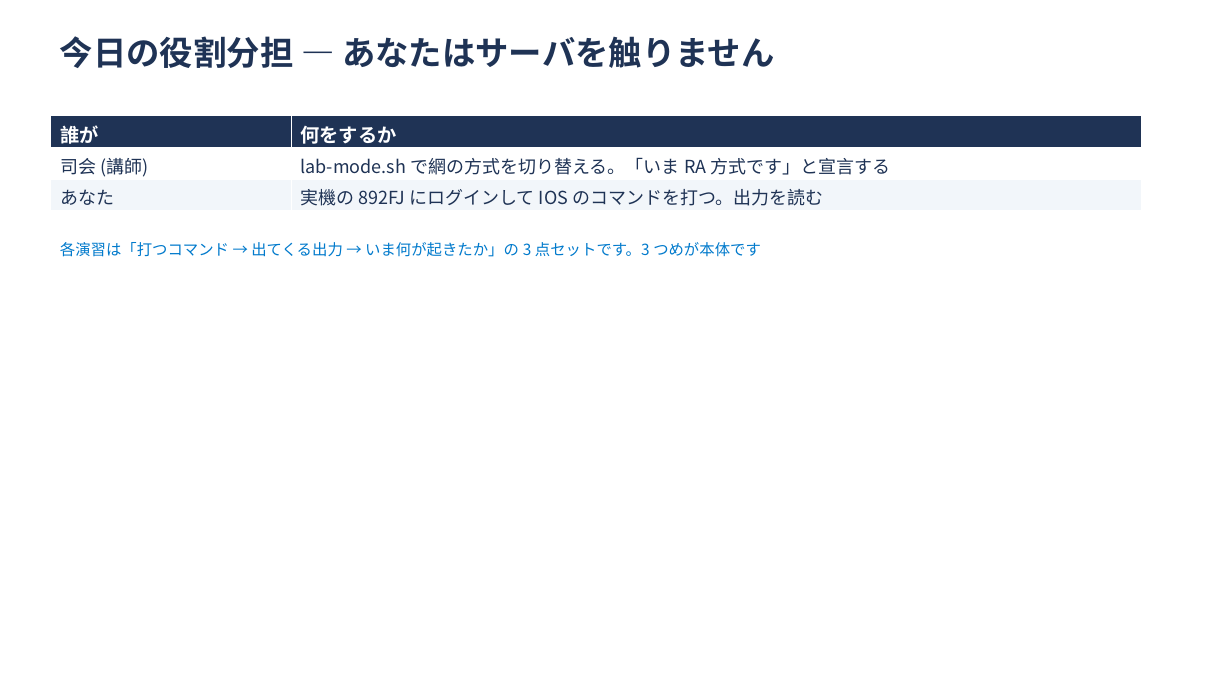
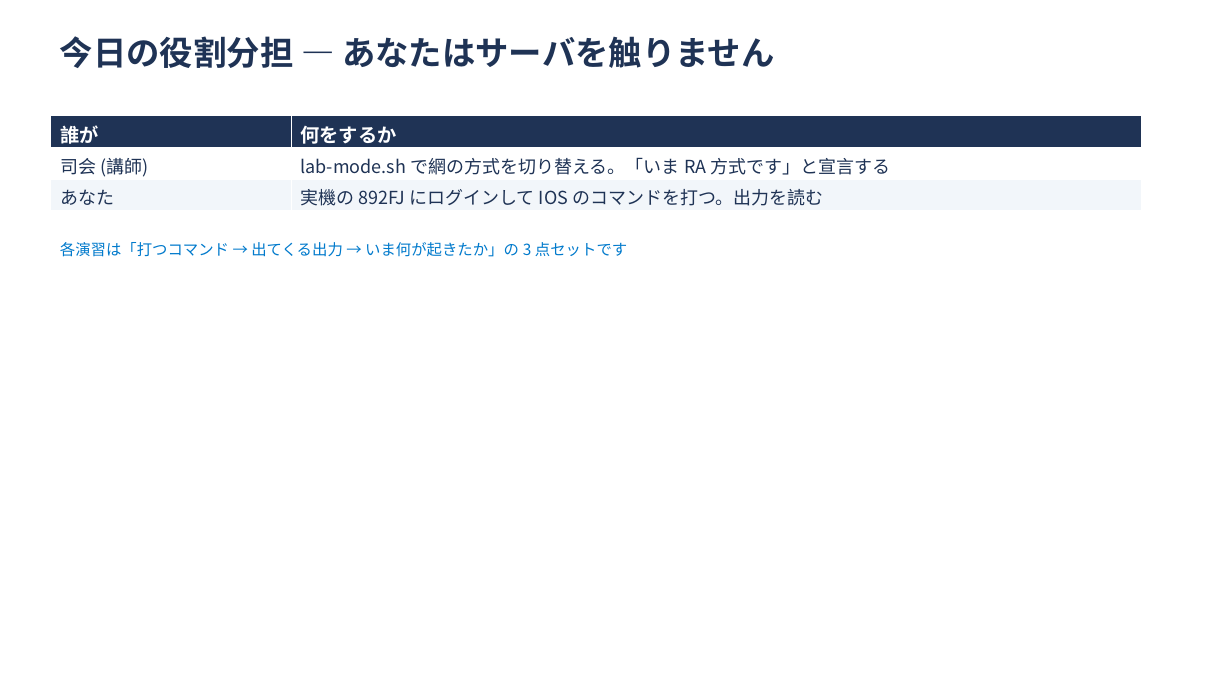
Before and after one commit to ginchankawaii/claude-code-book-template, a slide deck: slide 2 of docs/ipoe-lab/slides/handson.pptx. Drawn at 1232x693 pixels with LibreOffice and Linux fonts; fonts in the diff are those of the drawing. Boxes give left, top, right and bottom in pixels: in the first picture for what was removed or moved away, otherwise in the second. Text is boxed around its words. In the diff, an @@ line names an element or a change of style, - is before the commit and + after.

```diff
--- a/docs/ipoe-lab/slides/handson.pptx
+++ b/docs/ipoe-lab/slides/handson.pptx
@@ text at (60, 242, 627, 257): text changed @@
-各演習は「打つコマンド → 出てくる出力 → いま何が起きたか」の 3 点セットです。3 つめが本体です
+各演習は「打つコマンド → 出てくる出力 → いま何が起きたか」の 3 点セットです
```
Also in this commit, not shown: 5 other slides changed, 5 other files.
